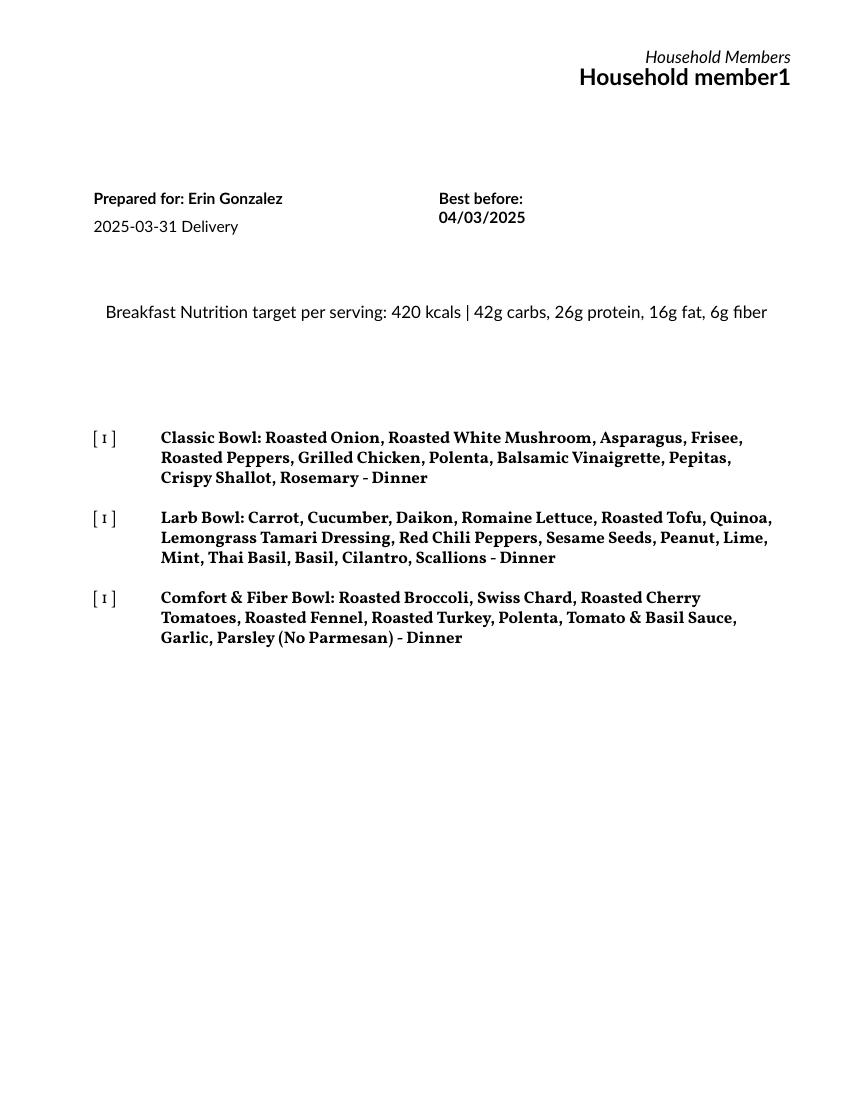
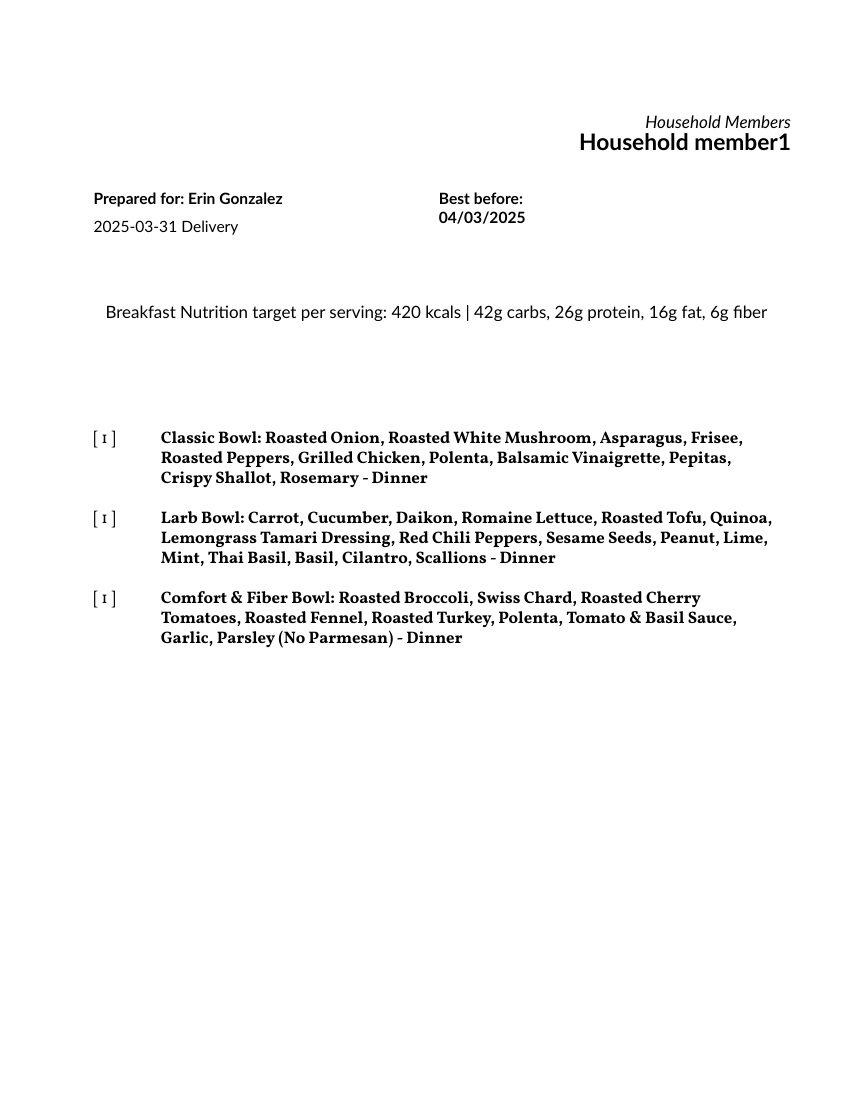
Before and after one commit to getsquarefare/Streamlit-App, a slide deck: slide 1 of template/One_Pager_Template_v2.pptx. Drawn at 865x1120 pixels with LibreOffice and Linux fonts; fonts in the diff are those of the drawing; background and template pictures are left out. Boxes give left, top, right and bottom in pixels: in the first picture for what was removed or moved away, otherwise in the second. Text is boxed around its words. In the diff, an @@ line names an element or a change of style, - is before the commit and + after.

```diff
--- a/template/One_Pager_Template_v2.pptx
+++ b/template/One_Pager_Template_v2.pptx
@@ text "Household Members": place and size @@
-text "Household Members" at (645, 50, 791, 63)
+text "Household Members" at (645, 115, 791, 128)
@@ text "Household member1": place and size @@
-text "Household member1" at (579, 68, 791, 86)
+text "Household member1" at (579, 133, 791, 151)
```
Also in this commit, not shown: 4 other files.
